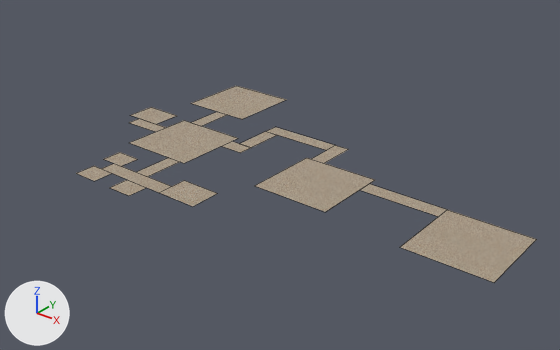
The FBX model Assets/Level_Design/Models/PrototypeLevels/Level2/Level2Ground.fbx, before and after one commit.
The view is the same before and after, from a 50 mm lens placed at (-100.8, -123.6, 60.0), pointed at (-183.8, -19.9, -4.3). Lighting does not change. The marker at lower left points along +X, +Y and +Z. Mesh edges are drawn as thin lines. Where no turn or scale is listed for an object, it has been applied to the vertices. Vertices at the same position are counted once.

The older version as bpy lines, for what is in view:
```python
me_plane_001 = bpy.data.meshes.new('Plane.001')
me_plane_001.from_pydata(...)  # 67 vertices, 18 faces; spans x -87.0..0.0, y -14.0..39.0, z 0.0
me_plane_001.materials.append(mat_level2groundmain)  # picture img_tiles110_1k_png_color_png
ob_level2ground = bpy.data.objects.new('Level2Ground', me_plane_001)
ob_level2ground.location = (-134.0, -35.0, 0.0)
```
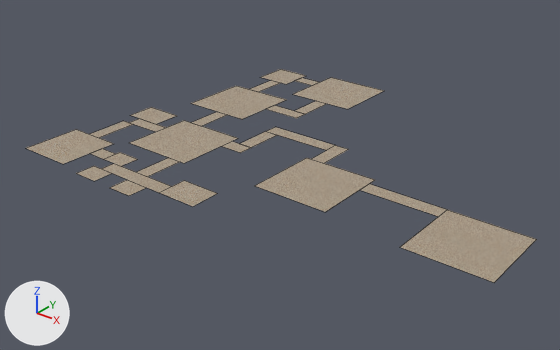
Commit message: Level2 updated main map

Boxes [x1, y1, x2, y2] around the edits, measured in the pictures (560 x 350 px):
'Level2Ground', reshaped (11% wider, 9% taller)
    before: [76, 86, 537, 282]
    after: [26, 69, 537, 282]
part 1 of me_plane_001, added
    after: [251, 80, 280, 92]
part 2 of me_plane_001, added
    after: [295, 101, 327, 114]
part 3 of me_plane_001, added (beige)
    after: [293, 78, 384, 109]
part 4 of me_plane_001, added (beige)
    after: [26, 69, 319, 164]

Patch to the scene script:
```diff
--- a/Assets/Level_Design/Models/PrototypeLevels/Level2/Level2Ground.fbx.py
+++ b/Assets/Level_Design/Models/PrototypeLevels/Level2/Level2Ground.fbx.py
@@ me_plane_001 @@
 # used by ob_level2ground; location = (-134.0, -35.0, 0.0)
 # verts and faces of me_plane_001; kept vertices keep their numbers, new ones are numbered from 67
-me_plane_001.from_pydata(...)  # 67 vertices, 18 faces; spans x -87.0..0.0, y -14.0..39.0, z 0.0
+me_plane_001.from_pydata(...)  # 103 vertices, 27 faces; spans x -89.5..0.0, y -14.0..57.5, z 0.0
+# me_plane_001 part 1: the loose piece of 4 vertices spanning x -74.0..-71.0, y 16.0..24.0, z 0.0 is copied, and the copy is moved by (-4.0, 23.0, 0.0); it spans x -78.0..-75.0, y 39.0..47.0, z 0.0
+# me_plane_001 part 2: the loose piece of 4 vertices spanning x -74.0..-71.0, y 16.0..24.0, z 0.0 is copied, and the copy is moved by (12.5, 18.5, 0.0); it spans x -61.5..-58.5, y 34.5..42.5, z 0.0
+# me_plane_001 part 3: the loose piece of 4 vertices spanning x -82.0..-67.0, y 24.0..39.0, z 0.0 is copied, and the copy is moved by (13.8, 18.5, 0.0); it spans x -68.2..-53.2, y 42.5..57.5, z 0.0
+# me_plane_001 part 4
+verts[67] = (-58.5, 31.5, 0.0)  # pixel (296, 118)
+verts[68] = (-67.0, 31.5, 0.0)  # pixel (265, 109)
+verts[69] = (-68.2, 50.0, 0.0)  # pixel (312, 85)
+verts[70] = (-73.5, 50.0, 0.0)  # pixel (294, 80)
+verts[71] = (-78.0, -7.0, 0.0)  # pixel (89, 153)
+verts[72] = (-74.0, -7.0, 0.0)  # pixel (103, 159)
+for new, old in zip([*range(73, 79)], [*range(67, 73)]): verts[new] = verts[old] + (0.0, 3.0, 0.0)
+verts[79] = (-81.5, 47.0, 0.0)  # pixel (259, 77)
+verts[80] = (-73.5, 47.0, 0.0)  # pixel (286, 84)
+verts[81] = (-81.5, 55.0, 0.0)  # pixel (280, 69)
+verts[82] = (-73.5, 55.0, 0.0)  # pixel (306, 75)
+verts[83] = (-89.5, -13.0, 0.0)  # pixel (25, 148)
+verts[84] = (-78.0, -13.0, 0.0)  # pixel (63, 164)
+verts[85] = (-89.5, -1.0, 0.0)  # pixel (76, 129)
+verts[86] = (-78.0, -1.0, 0.0)  # pixel (114, 143)
+verts[87] = (-85.4, 8.0, 0.0)  # pixel (123, 120)
+verts[88] = (-85.4, -1.0, 0.0)  # pixel (89, 134)
+verts[89] = (-82.4, 8.0, 0.0)  # pixel (133, 124)
+verts[90] = (-82.4, -1.0, 0.0)  # pixel (99, 137)
+faces += [(67, 73, 74, 68), (79, 80, 82, 81), (69, 75, 76, 70), (83, 84, 86, 85), (71, 72, 78, 77), (87, 88, 90, 89)]
 me_plane_001.materials.append(mat_level2groundmain)
```
